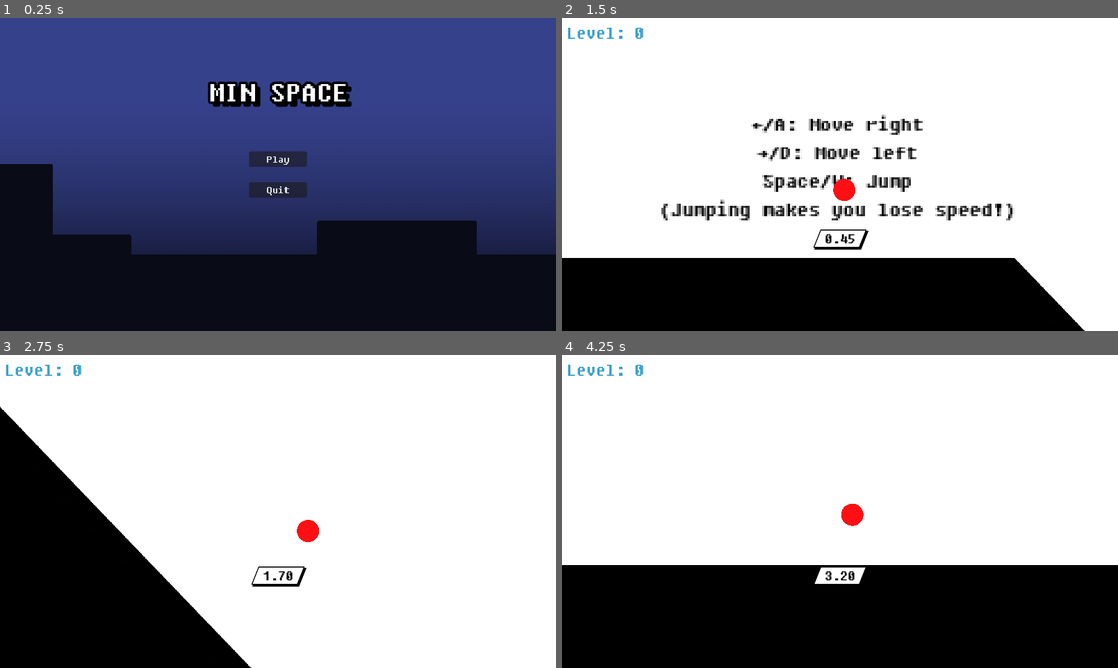
Above: before the commit, frames 1-4 (two rows, left to right).
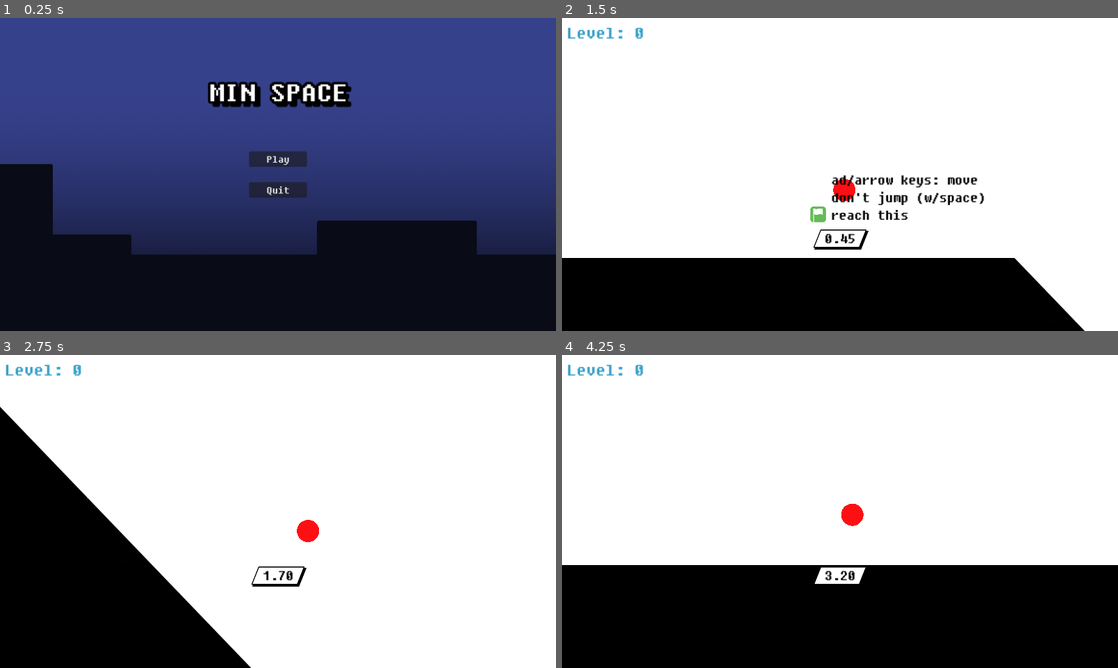
Above: after the commit, the same moments.

Repository: kagamiAL/CALHACKS_2024
Game: Godot game, scene res://scenes/Main/Main.tscn
Same seed, same stepped clock (60 frames per second), same inputs: the game is played once before the commit and once after it.
Inputs:
- Up to frame 1 (0.25 s): no input
- Up to frame 2 (1.5 s): click "Play" at 0.5 s; tap Enter (ui_accept) at 1.25 s; hold Right (ui_right) from 1.28 s (still down)
- Up to frame 3 (2.75 s): keep holding Right (ui_right); tap Enter (ui_accept) at 1.52, 2.27 s
- Up to frame 4 (4.25 s): release Right (ui_right) at 2.78 s; hold Left (ui_left) 2.78-3.53 s; hold Right (ui_right) from 3.53 s (still down); tap Enter (ui_accept) at 3.77 s

The runs differ from the first frame. In frame 1, 0.5% of the frame differs, in the area x 9-64%, y 20-57%; in frame 2, 4.2%, in the area x 1-94%, y 3-100%; in frame 3, 0.3%; in frame 4, 0.2%.

Commit message:
scaling/tutorial label

Diff:
--- a/project.godot
+++ b/project.godot
@@ -22,11 +22,13 @@
 [display]
 
 window/stretch/mode="canvas_items"
+window/stretch/aspect="expand"
 
 [gui]
 
 theme/custom_font="res://res/FSEX302.ttf"
 theme/default_font_antialiasing=0
+theme/default_font_multichannel_signed_distance_field=true
 
 [input]
 
@@ -57,7 +59,6 @@
 
 [rendering]
 
-textures/canvas_textures/default_texture_filter=0
 textures/default_filters/use_nearest_mipmap_filter=true
 textures/default_filters/anisotropic_filtering_level=0
 anti_aliasing/screen_space_roughness_limiter/enabled=false
--- a/scenes/Maps/Map00.tscn
+++ b/scenes/Maps/Map00.tscn
@@ -1,6 +1,7 @@
-[gd_scene load_steps=2 format=3 uid="uid://dwravqmapaab0"]
+[gd_scene load_steps=3 format=3 uid="uid://dwravqmapaab0"]
 
 [ext_resource type="TileSet" uid="uid://83e6r7d4e13" path="res://scenes/Tiles/TileMap.tres" id="1_0go4g"]
+[ext_resource type="Texture2D" uid="uid://n32hsqeasyep" path="res://res/tiles.svg" id="2_oaggl"]
 
 [node name="Map01" type="Node2D"]
 
@@ -18,35 +19,27 @@
 layer_3/tile_data = PackedInt32Array(1310805, 131073, 0)
 
 [node name="Control" type="Control" parent="."]
+top_level = true
 layout_mode = 3
 anchors_preset = 0
-offset_left = 1155.0
-offset_top = -139.0
-offset_right = 1195.0
-offset_bottom = -99.0
-scale = Vector2(15.1219, 9.28586)
+offset_top = 151.0
+offset_right = 40.0
+offset_bottom = 191.0
 
-[node name="VBoxContainer" type="VBoxContainer" parent="Control"]
-layout_mode = 1
-anchors_preset = 8
-anchor_left = 0.5
-anchor_top = 0.5
-anchor_right = 0.5
-anchor_bottom = 0.5
-offset_left = -119.657
-offset_top = 1.64581
-offset_right = 128.343
-offset_bottom = 74.6458
-grow_horizontal = 2
-grow_vertical = 2
-scale = Vector2(0.197047, 0.309692)
+[node name="Label" type="Label" parent="Control"]
+layout_mode = 2
+offset_right = 260.0
+offset_bottom = 87.0
+theme_override_colors/font_color = Color(0, 0, 0, 1)
+theme_override_font_sizes/font_size = 32
+text = "ad/arrow keys: move
+don't jump (w/space)
+reach this"
+vertical_alignment = 1
 
-[node name="Label" type="Label" parent="Control/VBoxContainer"]
-layout_mode = 2
-theme_override_colors/font_color = Color(0, 0, 0, 1)
-text = "←/A: Move right
-→/D: Move left
-Space/W: Jump
-(Jumping makes you lose speed!)"
-horizontal_alignment = 1
-vertical_alignment = 1
+[node name="Sprite2D" type="Sprite2D" parent="Control"]
+position = Vector2(-27, 88)
+scale = Vector2(0.5, 0.5)
+texture = ExtResource("2_oaggl")
+region_enabled = true
+region_rect = Rect2(128, 0, 64, 64)
Not shown: 1 places in scenes/Maps/Map05.tscn that only renumber resources
